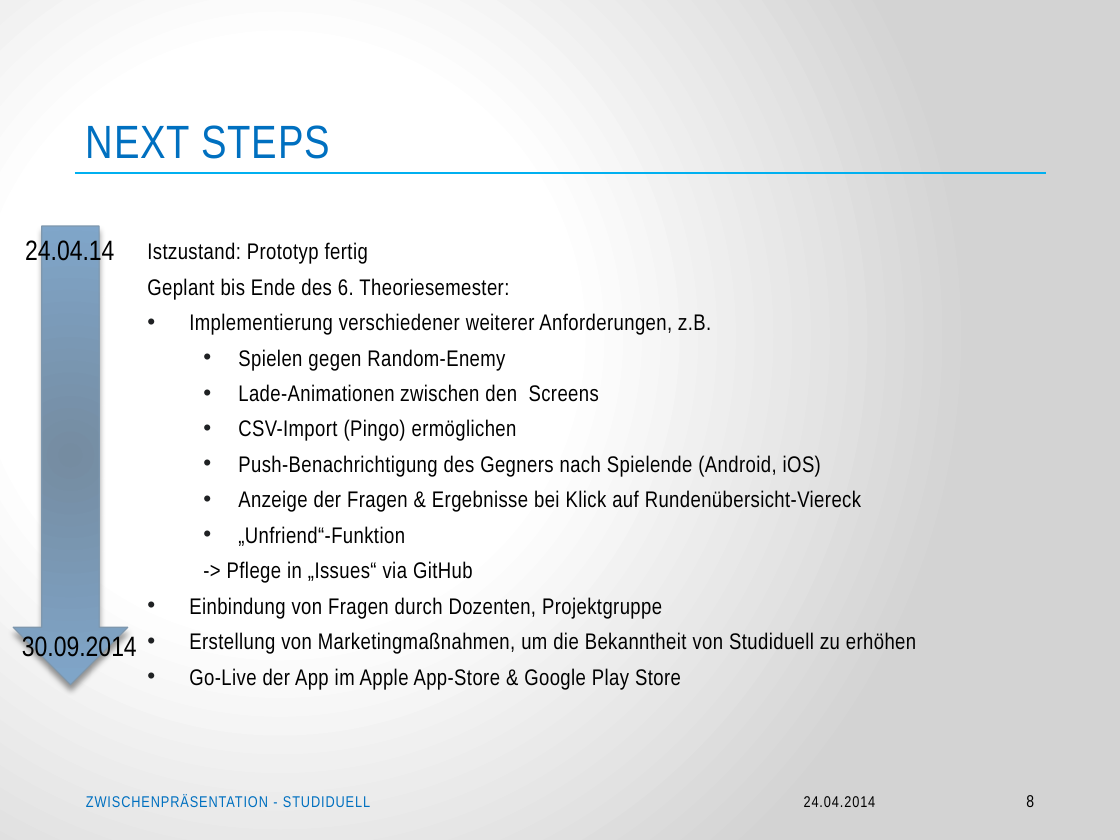
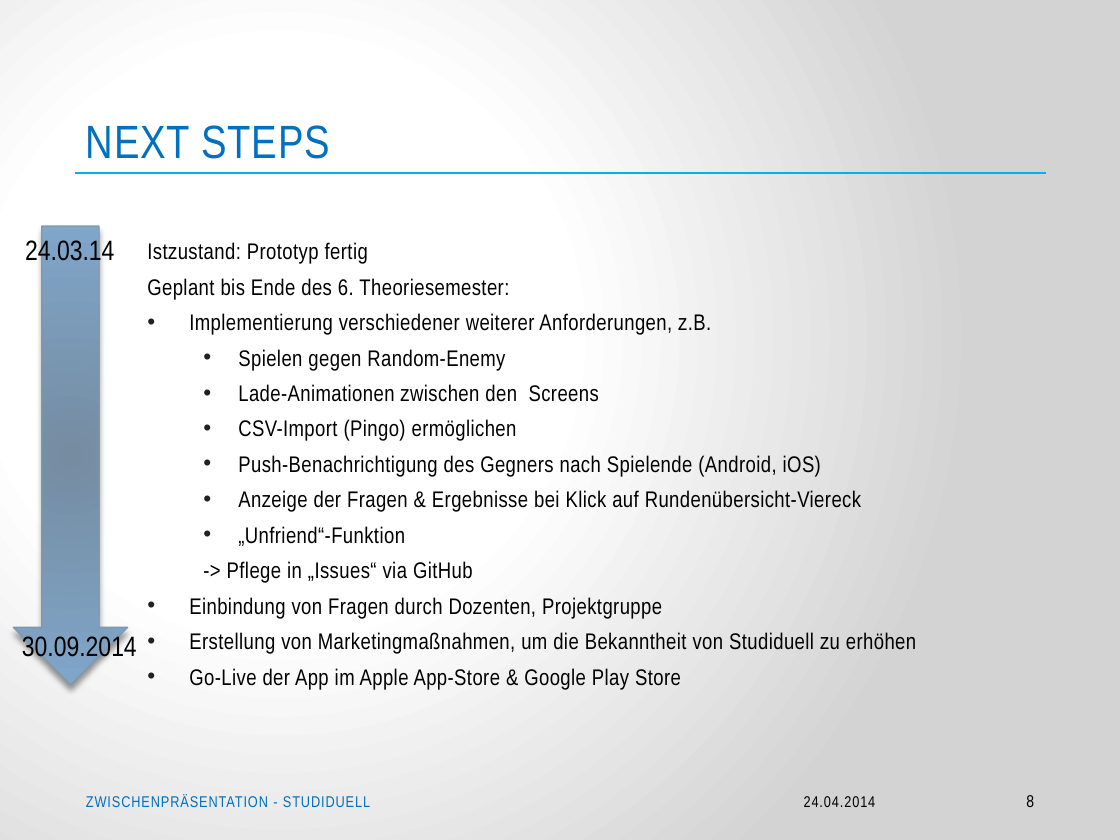
Before and after one commit to Jessi93/Quizduell, a slide deck: slide 8 of Documents/Zwischenpräsentation/Zwischenpräsentation – Projekt Studiduell.pptx. Drawn at 1120x840 pixels with LibreOffice and Linux fonts; fonts in the diff are those of the drawing; background and template pictures are left out. Boxes give left, top, right and bottom in pixels: in the first picture for what was removed or moved away, otherwise in the second. Text is boxed around its words. In the diff, an @@ line names an element or a change of style, - is before the commit and + after.

```diff
--- a/Documents/Zwischenpräsentation/Zwischenpräsentation – Projekt Studiduell.pptx
+++ b/Documents/Zwischenpräsentation/Zwischenpräsentation – Projekt Studiduell.pptx
@@ text at (25,238,114,266): text changed @@
-24.04.14
+24.03.14
```
Also in this commit, not shown: 2 other slides changed.
